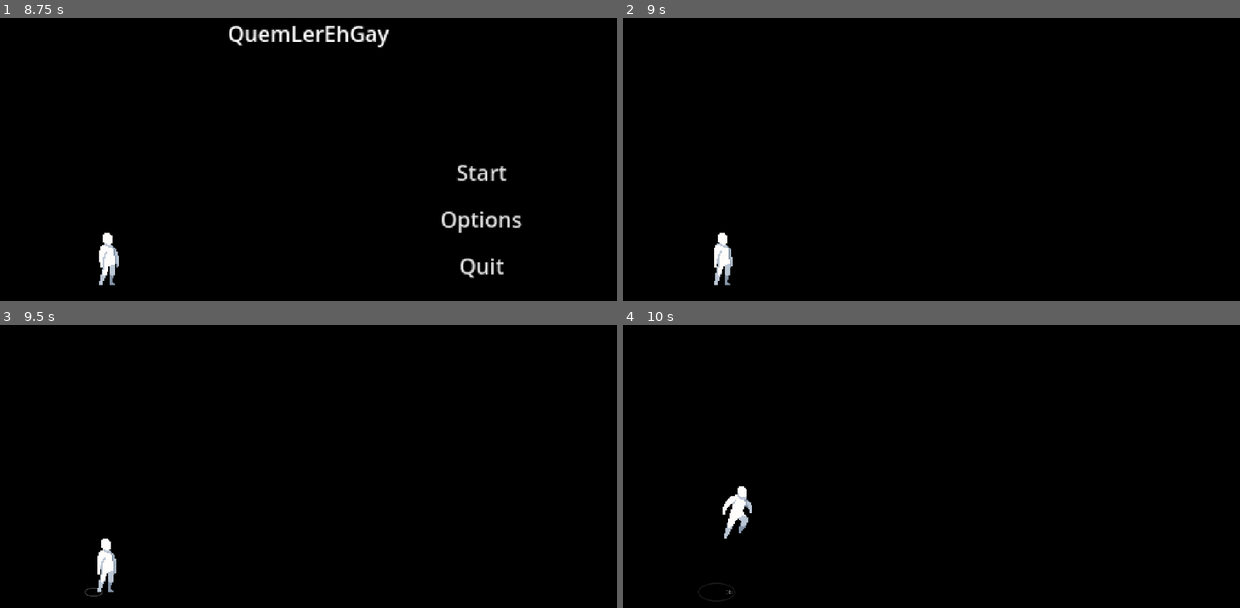
Above: before the commit, frames 1-4 (two rows, left to right).
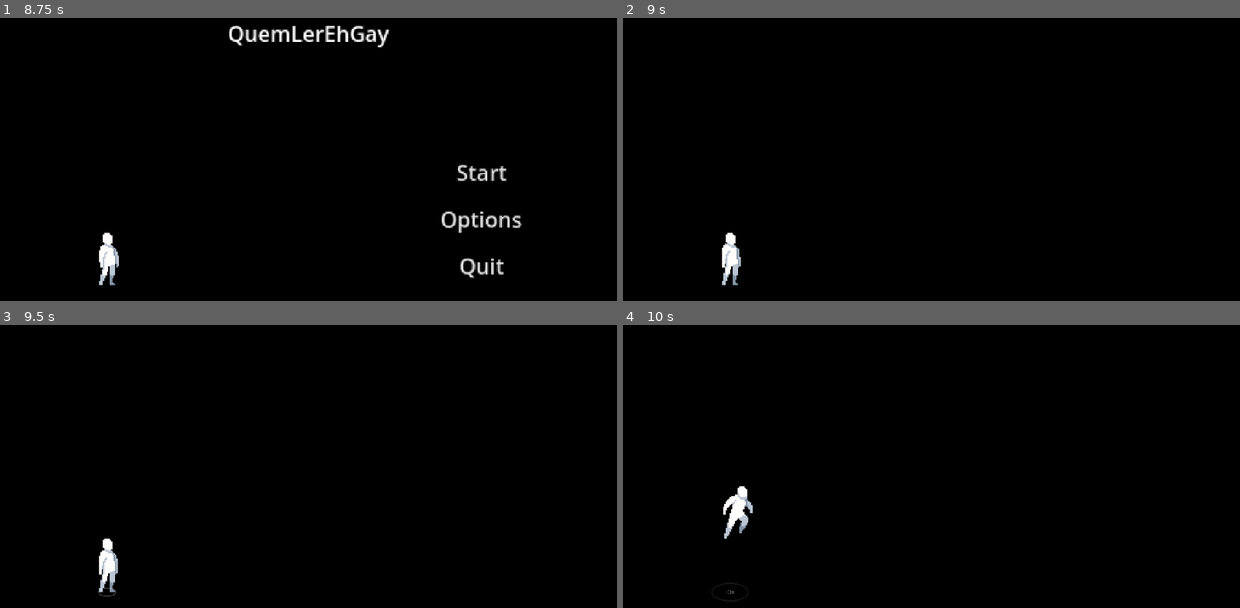
Above: after the commit, the same moments.

Repository: AlissonLamarque/Shovel-GameJam
Game: Godot game, scene res://scenes/main.tscn
Same seed, same stepped clock (60 frames per second), same inputs: the game is played once before the commit and once after it.
Inputs:
- Up to frame 1 (8.75 s): tap Enter at 0.5 s; hold Right (ui_right) 0.53-2.03 s; tap Down (slide) every 0.75 s from 0.6 to 8.1 s; tap Z (jump) at 0.77, 1.52, 3.02, 3.77, 4.52, 6.02, 6.77, 7.52 s; tap Space at 1.25 s; hold Left (ui_left) 2.03-2.78 s; hold Right (ui_right) 2.78-4.28 s; hold Left (ui_left) 4.28-5.03 s; hold Right (ui_right) 5.03-5.78 s; hold Left (ui_left) 5.78-7.28 s; hold Right (ui_right) from 7.28 s (still down)
- Up to frame 2 (9 s): release Right (ui_right) at 8.75 s; click "Start" at 8.75 s
- Up to frame 3 (9.5 s): no input
- Up to frame 4 (10 s): hold Right (ui_right) from 9.53 s (still down); tap Down (slide) at 9.6 s; tap Z (jump) at 9.77 s

Frame 1 is identical in both runs. In frame 2, 0.6% of the frame differs, in the area x 14-20%, y 75-95%; in frame 3, 0.3%; in frame 4, less than 0.1%.

Commit message:
Colisão de Obst com Player

Diff:
--- a/scenes/cutscene_opening.tscn
+++ b/scenes/cutscene_opening.tscn
@@ -136,6 +136,8 @@
 
 [node name="StaticBody2D" type="StaticBody2D" parent="."]
 position = Vector2(0, 200)
+collision_layer = 3
+collision_mask = 3
 
 [node name="CollisionShape2D" type="CollisionShape2D" parent="StaticBody2D"]
 shape = SubResource("WorldBoundaryShape2D_8oc0i")
--- a/scenes/game.tscn
+++ b/scenes/game.tscn
@@ -17,6 +17,8 @@
 
 [node name="StaticBody2D" type="StaticBody2D" parent="."]
 position = Vector2(0, 200)
+collision_layer = 3
+collision_mask = 3
 
 [node name="CollisionShape2D" type="CollisionShape2D" parent="StaticBody2D"]
 shape = SubResource("WorldBoundaryShape2D_e0exv")
@@ -29,8 +31,9 @@
 frame = 0
 frame_progress = 0.0
 
-[node name="Obst_Manager" parent="." instance=ExtResource("3_lnu2h")]
+[node name="Obst_Manager" parent="." node_paths=PackedStringArray("player") instance=ExtResource("3_lnu2h")]
 cenas_obstaculos = Array[PackedScene]([ExtResource("4_lbhrr")])
+player = NodePath("../Player")
 
 [node name="Spawn_Position" parent="Obst_Manager" index="1"]
 position = Vector2(500, 200)
--- a/scenes/obst_jump.tscn
+++ b/scenes/obst_jump.tscn
@@ -8,6 +8,7 @@
 [sub_resource type="PlaceholderTexture2D" id="PlaceholderTexture2D_u2ee7"]
 
 [node name="Obst_Jump" type="Area2D"]
+collision_layer = 2
 script = ExtResource("1_u2ee7")
 
 [node name="CollisionShape2D" type="CollisionShape2D" parent="."]
@@ -20,3 +21,5 @@
 [node name="VisibleOnScreenNotifier2D" type="VisibleOnScreenNotifier2D" parent="."]
 position = Vector2(-8.9407e-08, 8.9407e-08)
 scale = Vector2(1, 0.9)
+
+[connection signal="body_entered" from="." to="." method="_on_body_entered"]
--- a/scenes/player.tscn
+++ b/scenes/player.tscn
@@ -495,7 +495,8 @@
 radius = 5.0
 height = 38.0
 
-[node name="Player" type="CharacterBody2D"]
+[node name="Player" type="CharacterBody2D" groups=["player"]]
+collision_mask = 2
 script = ExtResource("1_ndjec")
 ripple_scene = ExtResource("2_qhqgy")
 
--- a/scripts/obst_jump.gd
+++ b/scripts/obst_jump.gd
@@ -1,16 +1,27 @@
 extends Area2D
-
-@export var velocidade = 150.0
 
 func _ready():
 	$VisibleOnScreenNotifier2D.screen_exited.connect(_on_screen_exited)
 
-func _process(delta):
-	position.x -= velocidade * delta
-
 func _on_screen_exited():
 	queue_free()
 
+func speed_relative_to_player(velocidade_do_player: float, delta: float):
+	position.x -= velocidade_do_player * delta
 
 func _on_body_entered(body: Node2D) -> void:
-	print("Colisão detectada com: ", body.name)
+	if body.is_in_group("player"):
+		print("COLISÃO! O obstáculo atingiu o jogador.")
+
+		# Agora você decide o que fazer. Aqui estão algumas opções:
+
+		# Opção A: Chamar uma função no script do player para ele "morrer".
+		# (Para isso, você precisaria criar uma função 'die()' no seu player.gd)
+		# if body.has_method("die"):
+		#	 body.die()
+
+		# Opção B: A mais simples para um "Game Over" - recarregar a cena do jogo.
+		get_tree().reload_current_scene()
+
+		# Opcional: O obstáculo se destrói ao colidir para não atingir de novo.
+		# queue_free()
--- a/scripts/obst_manager.gd
+++ b/scripts/obst_manager.gd
@@ -1,11 +1,33 @@
 extends Node2D
 
 @export var cenas_obstaculos: Array[PackedScene]
+@export var player: CharacterBody2D
 @onready var spawn_timer: Timer = $Spawn_Timer
 @onready var spawn_position: Marker2D = $Spawn_Position
 
 func _ready():
 	spawn_timer.timeout.connect(_on_spawn_timer_timeout)
+
+func _physics_process(delta: float):
+	if not is_instance_valid(player):
+		return
+
+	# Pega a velocidade atual do player diretamente da sua variável.
+	var velocidade_atual_player = player._current_speed
+
+	# Se o jogador está se movendo e o timer está parado, o timer é iniciado
+	if velocidade_atual_player > 5.0 and spawn_timer.is_stopped():
+		spawn_timer.start()
+	# Se o jogador parou e o timer está rodando, o timer é parado
+	elif velocidade_atual_player <= 5.0 and not spawn_timer.is_stopped():
+		spawn_timer.stop()
+
+	# Passa por todos os filhos deste nó (que serão os obstáculos).
+	for obstaculo in get_children():
+		if obstaculo is Area2D:
+			# Chama a função de movimento do obstáculo, passando a velocidade do player.
+			obstaculo.speed_relative_to_player(velocidade_atual_player, delta)
+
 
 func _on_spawn_timer_timeout():
 	if cenas_obstaculos.is_empty():
Not shown: 1 places in scenes/game.tscn that only renumber resources
